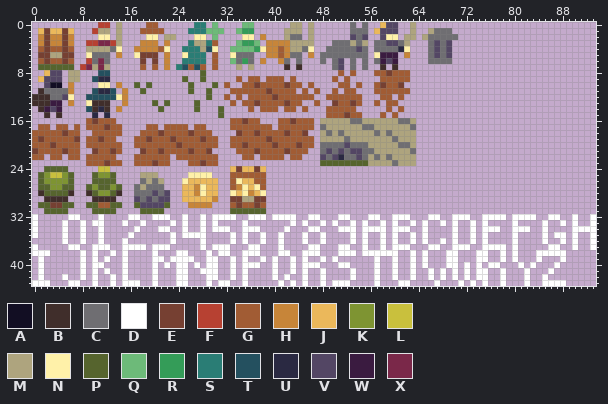
Edited in one commit: sprite sheet (public/i.png). The picture above is the old version.
The file is 94x44 pixels.
Palette (. is transparent): A #120e23  B #402e2b  C #6f6e72  D #ffffff  E #764032  F #b74132  G #a15c34  H #c78539  J #ebb85b  K #7e9432  L #c9c03d  M #aea47e  N #fff1a9  P #56642e  Q #6dba79  R #349c58  S #2a7d75  T #24505f  U #2a2942  V #534664  W #3a1b40  X #7a2849
Pixels before (only the part around the change), first column x 60:
 0 V..M..............................
 1 V..M..MCCC........................
 2 N.MM.MCCCCC.......................
 3 VCM...CVCV........................
 4 CUN...CVCV........................
 5 W.H...CVCV........................
 6 W.....CCCC........................
 7 B.................................
 8 GGG...............................
 9 GGG...............................
10 GE................................
11 GGG...............................
12 .G................................
After:
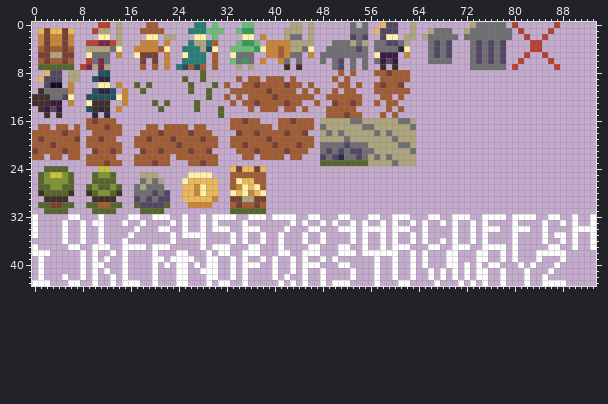
From old to new:
{"y":0,"x":73,"old":"......","new":"MCCCCC"}
{"y":0,"x":80,"old":".","new":"F"}
{"y":0,"x":87,"old":".","new":"F"}
{"y":1,"x":72,"old":"........","new":"MCCCCCCC"}
{"y":1,"x":81,"old":".","new":"F"}
{"y":1,"x":86,"old":".","new":"F"}
{"y":2,"x":72,"old":"........","new":"CCCCCCCC"}
{"y":2,"x":82,"old":".","new":"F"}
{"y":2,"x":85,"old":".","new":"F"}
{"y":3,"x":73,"old":"......","new":"CVCVCV"}
{"y":3,"x":83,"old":"..","new":"FF"}
{"y":4,"x":73,"old":"......","new":"CVCVCV"}
{"y":4,"x":83,"old":"..","new":"FF"}
{"y":5,"x":73,"old":"......","new":"CVCVCV"}
{"y":5,"x":82,"old":".","new":"F"}
{"y":5,"x":85,"old":".","new":"F"}
{"y":6,"x":73,"old":"......","new":"CVCVCV"}
{"y":6,"x":81,"old":".","new":"F"}
{"y":6,"x":86,"old":".","new":"F"}
{"y":7,"x":73,"old":"......","new":"CCCCCC"}
{"y":7,"x":80,"old":".","new":"F"}
{"y":7,"x":87,"old":".","new":"F"}
{"label":"added","picture_box":[464,22,560,70]}
